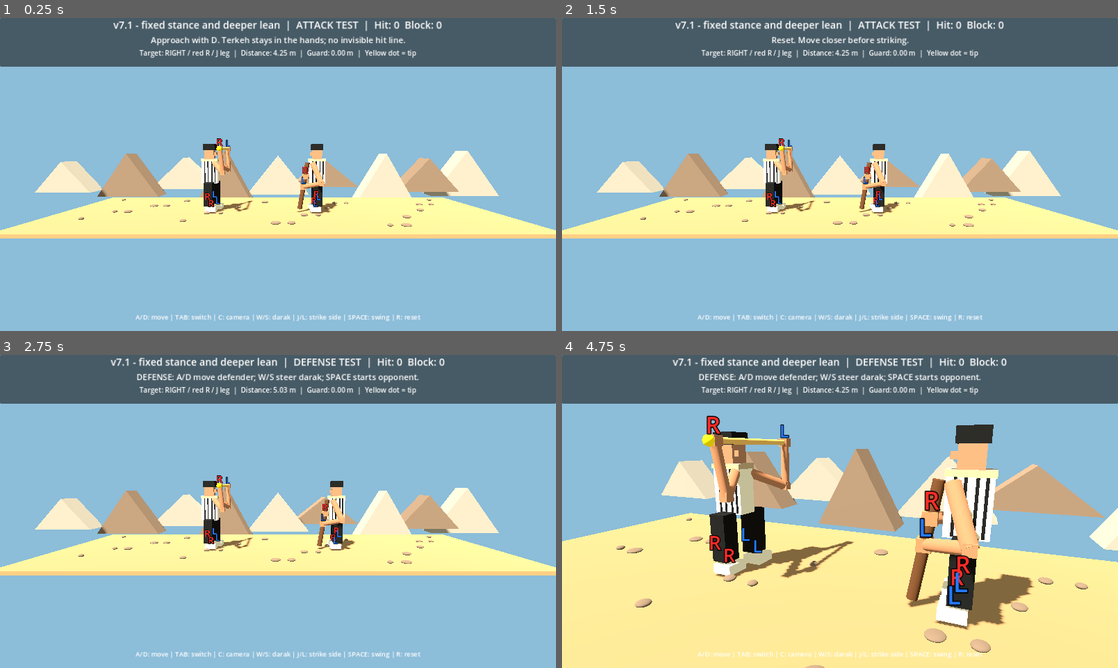
Above: before the commit, frames 1-4 (two rows, left to right).
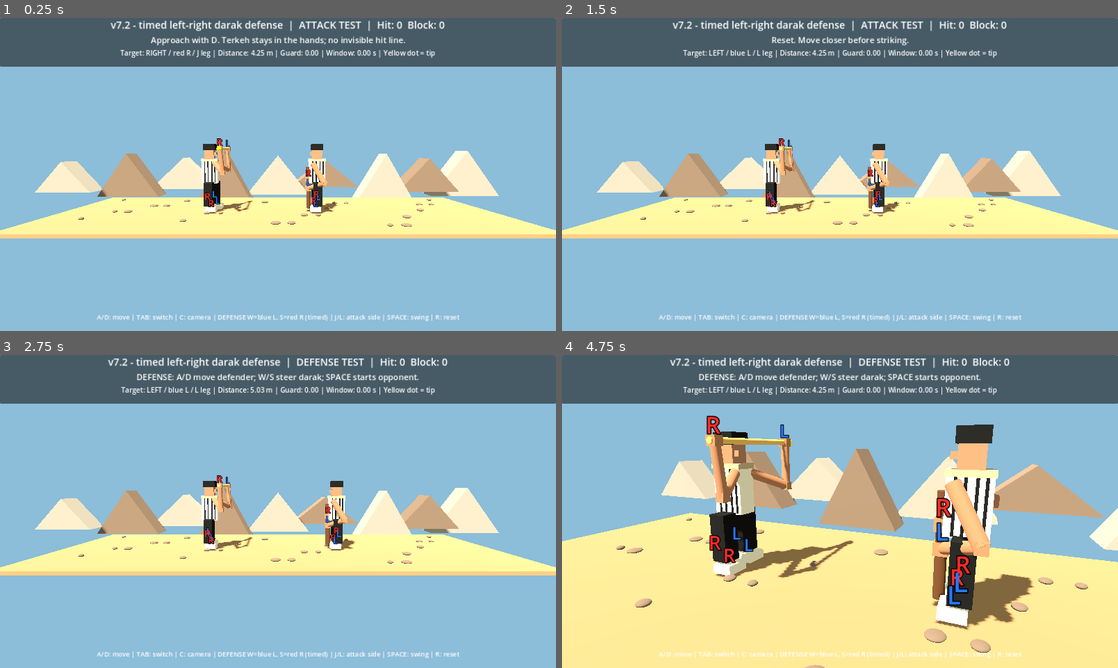
Above: after the commit, the same moments.

Repository: vahidainima-prog/tarke-darak-game
Game: Godot game, scene res://main.tscn
Same seed, same stepped clock (60 frames per second), same inputs: the game is played once before the commit and once after it.
Inputs:
- Up to frame 1 (0.25 s): no input
- Up to frame 2 (1.5 s): tap Enter at 0.5 s; hold D 0.53-1.28 s; tap Tab at 0.6 s; tap Space at 0.77, 1.07 s; tap R at 0.8, 1.35 s; hold S from 1.28 s (still down)
- Up to frame 3 (2.75 s): tap Space at 1.52, 1.55, 1.82, 2.1 s; release S at 2.03 s; hold D from 2.03 s (still down); tap Tab at 2.3 s
- Up to frame 4 (4.75 s): release D at 2.78 s; hold W 2.78-3.53 s; tap Tab at 2.85, 4.55 s; tap Space at 3.02, 3.32, 3.77, 3.8, 4.07, 4.52 s; tap R at 3.05, 3.6 s; hold A from 3.53 s (still down); tap C at 4.35 s

The runs differ from the first frame. In frame 1, 2.5% of the frame differs, in the area x 17-83%, y 0-97%; in frame 2, 2.7%; in frame 3, 2.7%; in frame 4, 5.9%.

Commit message:
Implement two-lane timed guard windows, random opponent side and collision-based blocks

Diff:
--- a/tarke_darak_godot_v2/main.gd
+++ b/tarke_darak_godot_v2/main.gd
@@ -2,7 +2,7 @@
 
 # Godot 4.x — visual mechanics test. Side camera looks along -Z.
 # Feint depth: negative Z is BEHIND the attacker; positive Z is IN FRONT.
-const BUILD_LABEL := "v7.1 - fixed stance and deeper lean"
+const BUILD_LABEL := "v7.2 - timed left-right darak defense"
 const DEF_X := 1.55
 const MIN_X := -4.7
 const MAX_X := 0.35
@@ -39,6 +39,9 @@
 var feint_target := 0.0
 var guard_shift := 0.0
 var guard_target := 0.0
+var guard_window := 0.0
+var guard_cooldown := 0.0
+var guard_side := 0
 var score_hit := 0
 var score_block := 0
 var status: Label
@@ -293,7 +296,7 @@
 	detail.horizontal_alignment = HORIZONTAL_ALIGNMENT_CENTER
 	column.add_child(detail)
 	var footer := Label.new()
-	footer.text = "A/D: move | TAB: switch | C: camera | W/S: darak | J/L: strike side | SPACE: swing | R: reset"
+	footer.text = "A/D: move | TAB: switch | C: camera | DEFENSE W=blue L, S=red R (timed) | J/L: attack side | SPACE: swing | R: reset"
 	footer.set_anchors_preset(Control.PRESET_BOTTOM_WIDE)
 	footer.offset_top = -43
 	footer.horizontal_alignment = HORIZONTAL_ALIGNMENT_CENTER
@@ -325,6 +328,9 @@
 				guard_shift = 0.0
 				guard_velocity = 0.0
 				guard_target = 0.0
+				guard_window = 0.0
+				guard_cooldown = 0.0
+				guard_side = 0
 				say("DEFENSE: A/D move defender; W/S steer darak; SPACE starts opponent." if defending else "ATTACK: A/D move; J/L feint; SPACE swing.")
 			KEY_R:
 				defending = false
@@ -339,6 +345,9 @@
 				guard_shift = 0.0
 				guard_velocity = 0.0
 				guard_target = 0.0
+				guard_window = 0.0
+				guard_cooldown = 0.0
+				guard_side = 0
 				feint_depth = 0.0
 				feint_target = 0.0
 				score_hit = 0
@@ -354,11 +363,23 @@
 					strike_side = -1
 					feint_target = FEINT_DEPTH_LIMIT
 					say("L: RIGHT-hand drive -> defender LEFT / blue L leg.")
+			KEY_W, KEY_S:
+				if defending and guard_cooldown <= 0.0:
+					guard_side = 1 if event.keycode == KEY_W else -1
+					guard_target = float(guard_side)
+					guard_window = 0.42
+					guard_cooldown = 0.60
+					say("Darak: LEFT / blue L" if guard_side > 0 else "Darak: RIGHT / red R")
 			KEY_SPACE:
 				if swing < 0.0 and recovery < 0.0 and opponent_delay < 0.0:
 					if defending:
-						opponent_delay = 0.55
-						say("Watch the opponent. W/S moves the darak across the leg target.")
+						opponent_delay = 0.72
+						strike_side = -1 if randi_range(0, 1) == 0 else 1
+						guard_window = 0.0
+						guard_cooldown = 0.0
+						guard_side = 0
+						guard_target = 0.0
+						say("Incoming: LEFT / blue L! Press W at the right time." if strike_side < 0 else "Incoming: RIGHT / red R! Press S at the right time.")
 					else:
 						start_swing()
 
@@ -434,12 +455,12 @@
 	return ends[1] if strike_side > 0 else ends[0]
 
 func guard_ends() -> Array[Vector3]:
-	# One grip always follows the defender's hand. The lower end pivots across the shins.
-	# Guard is held slightly ahead of the defender (toward the attacker) and camera.
-	var grip := Vector3(defender_x - 0.48, 1.39, 0.18 + guard_shift * 0.20)
-	var bottom := Vector3(defender_x - 0.69 + guard_shift * 0.55, 0.10, 0.18 + guard_shift * 0.62)
-	var top := grip + (grip - bottom).normalized() * 0.55
-	return [bottom, top]
+	# Vertical two-hand game guard: W camera-side (+Z), S far-side (-Z).
+	var lane := guard_shift * 0.47
+	var bottom := Vector3(defender_x - 0.32, 0.10, lane)
+	var top := Vector3(defender_x - 0.34, 1.76, lane)
+	var endpoints: Array[Vector3] = [bottom, top]
+	return endpoints
 
 func animate_footwork(character: Node3D, phase: float, motion: float, swing_pose: float, facing: float) -> void:
 	# Both feet stay planted during attacks. A fixed staggered stance
@@ -557,7 +578,7 @@
 		# Only the forward portion can be blocked; a distant or rear section
 		# touching the guard must not count as a successful defense.
 		var forward_start: Vector3 = s[0].lerp(s[1], 0.76) if strike_side > 0 else s[1].lerp(s[0], 0.76)
-		if segment_distance(forward_start, tip, guard_a, guard_b) <= STICK_RADIUS + GUARD_RADIUS + 0.025:
+		if (not defending or (guard_window > 0.0 and guard_side == -strike_side)) and segment_distance(forward_start, tip, guard_a, guard_b) <= STICK_RADIUS + GUARD_RADIUS + 0.025:
 			return "block"
 		# Each strike is checked only against its selected near/far leg lane.
 		var target_z := -float(strike_side) * 0.34
@@ -600,17 +621,17 @@
 			defender_x = maxf(maxf(DEFENDER_MIN_X, attack_x + MIN_FIGHTER_GAP), defender_x - 1.8 * delta)
 		if Input.is_key_pressed(KEY_D) or Input.is_key_pressed(KEY_RIGHT):
 			defender_x = minf(DEFENDER_MAX_X, defender_x + 1.8 * delta)
-		if Input.is_key_pressed(KEY_W):
-			guard_target = minf(0.53, guard_target + delta * 1.65)
-		if Input.is_key_pressed(KEY_S):
-			guard_target = maxf(-0.53, guard_target - delta * 1.65)
+		guard_window = maxf(0.0, guard_window - delta)
+		guard_cooldown = maxf(0.0, guard_cooldown - delta)
+		if guard_window <= 0.0:
+			guard_target = 0.0
 		# Critically damped hand-guided guard: the staff follows, never detaches.
 		var omega := 9.0
 		# Exact critically damped spring step for constant target; stable across frame rates.
 		var error := guard_shift - guard_target
 		var decay := exp(-omega * delta)
 		var temp := (guard_velocity + omega * error) * delta
-		guard_shift = clampf(guard_target + (error + temp) * decay, -0.53, 0.53)
+		guard_shift = clampf(guard_target + (error + temp) * decay, -1.0, 1.0)
 		guard_velocity = (guard_velocity - omega * temp) * decay
 		if opponent_delay >= 0.0:
 			opponent_delay -= delta
@@ -669,4 +690,4 @@
 	update_visuals()
 	update_camera(delta)
 	header.text = BUILD_LABEL + "  |  " + ("DEFENSE TEST" if defending else "ATTACK TEST") + "  |  Hit: %d  Block: %d" % [score_hit, score_block]
-	detail.text = "Target: %s leg  |  Distance: %.2f m  |  Guard: %.2f m  |  Yellow dot = tip" % [("RIGHT / red R / J" if strike_side > 0 else "LEFT / blue L / L"), defender_x - attack_x, guard_shift]
+	detail.text = "Target: %s leg | Distance: %.2f m | Guard: %.2f | Window: %.2f s | Yellow dot = tip" % [("RIGHT / red R / J" if strike_side > 0 else "LEFT / blue L / L"), defender_x - attack_x, guard_shift, guard_window]
